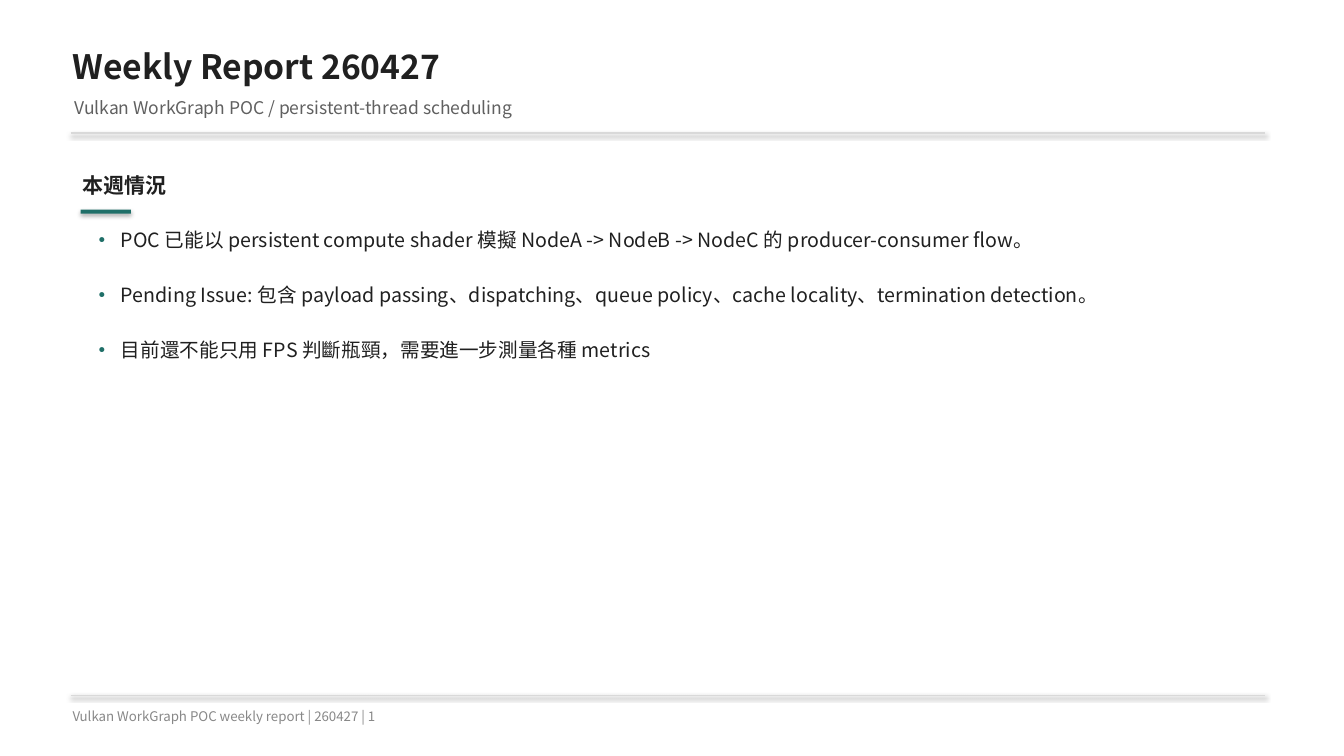
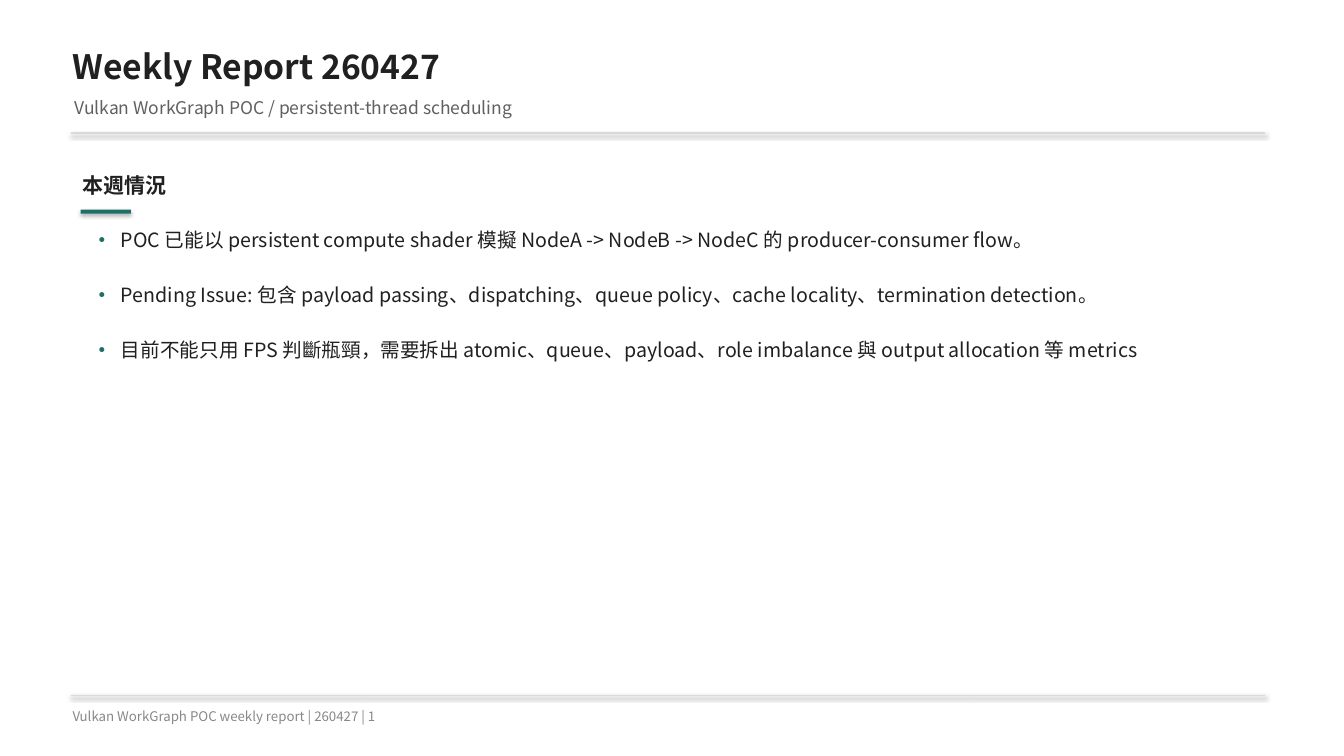
Before and after one commit to rurutoria7/vulkan_workgraph_simulate, a slide deck: slide 1 of reports/2026-04/meeting_260424/weekly_report_260427_plain.pptx. Drawn at 1344x756 pixels with LibreOffice and Linux fonts; fonts in the diff are those of the drawing. Boxes give left, top, right and bottom in pixels: in the first picture for what was removed or moved away, otherwise in the second. Text is boxed around its words. In the diff, an @@ line names an element or a change of style, - is before the commit and + after.

```diff
--- a/reports/2026-04/meeting_260424/weekly_report_260427_plain.pptx
+++ b/reports/2026-04/meeting_260424/weekly_report_260427_plain.pptx
@@ text at bbox=[121, 340, 1137, 362]: text changed @@
-目前還不能只用 FPS 判斷瓶頸，需要進一步測量各種 metrics
+目前不能只用 FPS 判斷瓶頸，需要拆出 atomic、queue、payload、role imbalance 與 output allocation 等 metrics
```
Also in this commit, not shown: 1 other slide changed, 6 other files.
